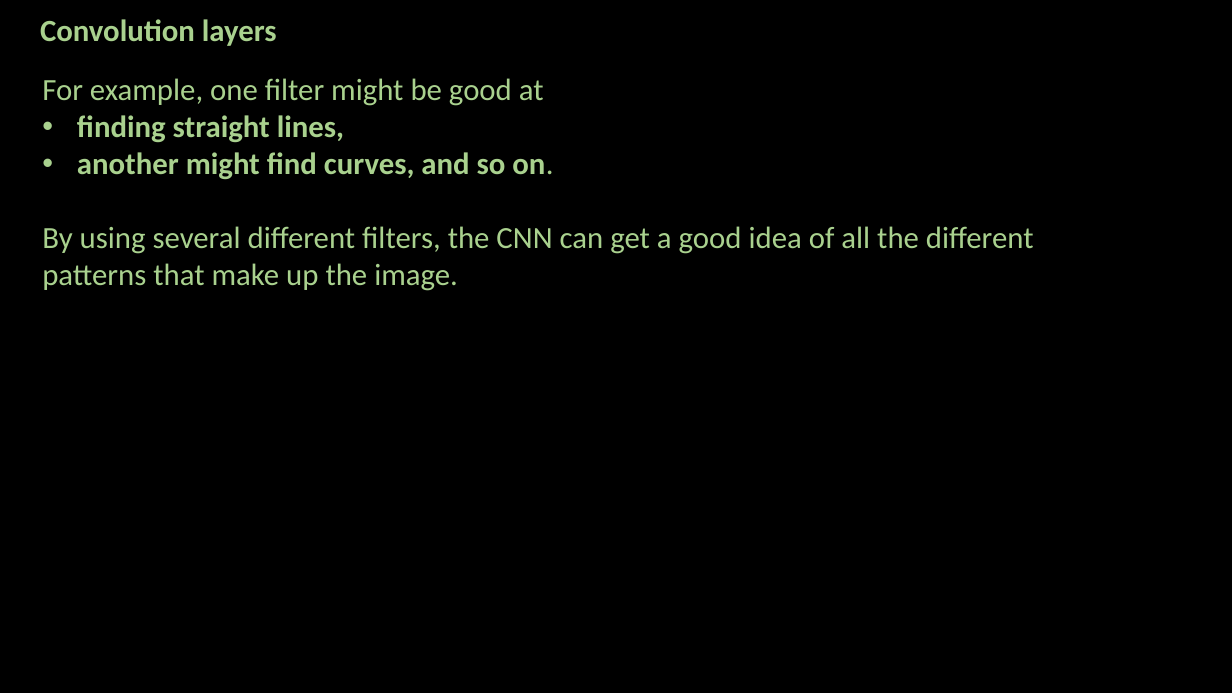
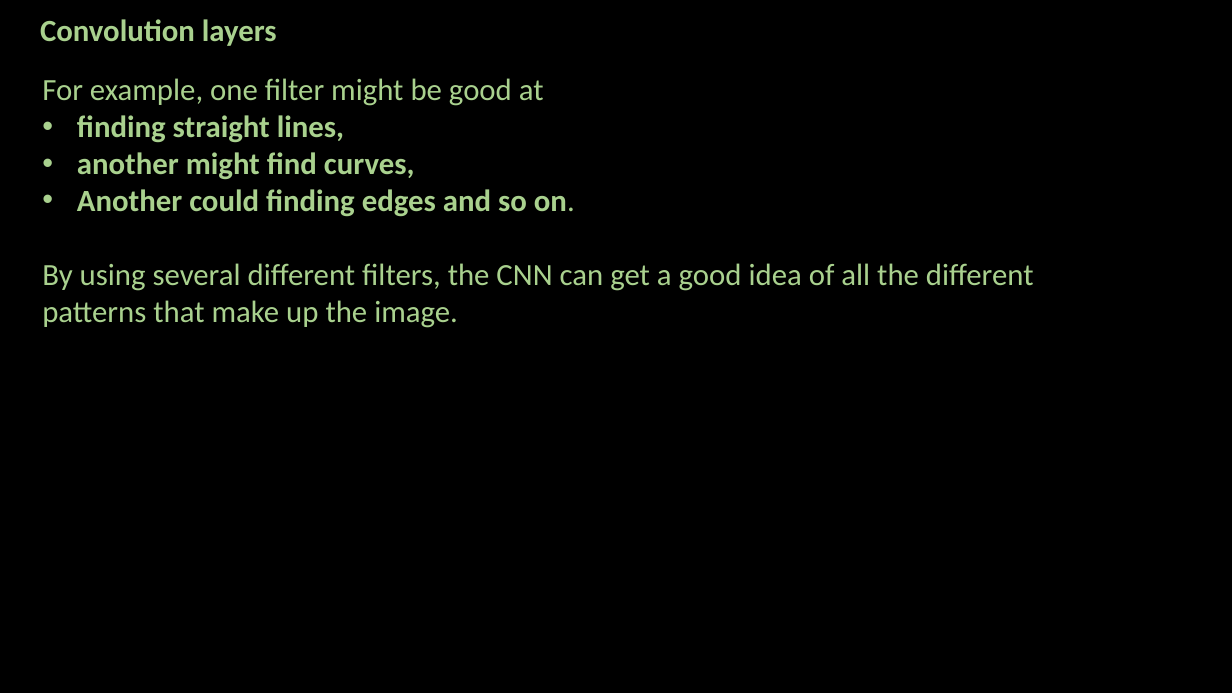
Before and after one commit to ash322ash422/youtube, a slide deck: slide 6 of deep_learning/2_CNN/CNN-2-Core-Principles.pptx. Drawn at 1232x693 pixels with LibreOffice and Linux fonts; fonts in the diff are those of the drawing; background and template pictures are left out. Boxes give left, top, right and bottom in pixels: in the first picture for what was removed or moved away, otherwise in the second. Text is boxed around its words. In the diff, an @@ line names an element or a change of style, - is before the commit and + after.

```diff
--- a/deep_learning/2_CNN/CNN-2-Core-Principles.pptx
+++ b/deep_learning/2_CNN/CNN-2-Core-Principles.pptx
@@ text at bbox=[77, 152, 575, 217]: text changed @@
-• another might find curves, and so on.
+• another might find curves,
+• Another could finding edges and so on.
```
Also in this commit, not shown: 2 other slides changed, 1 slide added, 46 other files.
